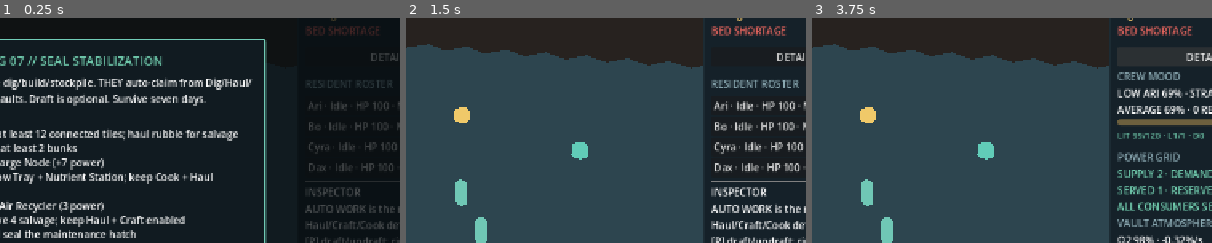
Above: before the commit, frames 1-3 (left to right).
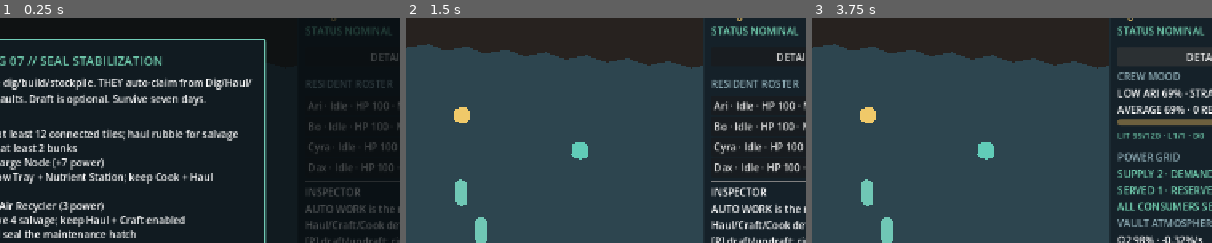
Above: after the commit, the same moments.

Repository: rccoleman19/VaultTycoon
Game: Godot game, scene res://scenes/main.tscn
The game is run twice, just before and just after one commit, with the same random seed, the same clock (stepped at 60 frames per second) and the same inputs.
Inputs:
- Up to frame 1 (0.25 s): no input
- Up to frame 2 (1.5 s): click "BEGIN SHIFT" at 0.5 s; click "1x" at 1.25 s
- Up to frame 3 (3.75 s): click "2x" at 2 s; click "3x" at 2.75 s; click "DETAILS ▸" at 3.5 s
The pictures show only the part of the screen within x 39-89%, y 15-65%; the shares and areas given below are measured in that part.

The runs differ from the first frame. In frame 1, 0.3% of the frame differs, in the area x 76-97%, y 3-8%; in frame 2, 0.8%, in the area x 76-98%, y 3-8%; in frame 3, 0.8%.

Commit message:
fix: show BED SHORTAGE only when someone actually needs a bunk

Diff:
--- a/scripts/player_orders.gd
+++ b/scripts/player_orders.gd
@@ -1221,7 +1221,18 @@
 	var dark_residents := game.get_dark_resident_count()
 	if dark_residents > 0:
 		alerts.append("DARKNESS · %d CREW UNLIT" % dark_residents)
-	if game.get_completed_building_count(VaultBuilding.Kind.BED) < game.get_alive_count():
+	var residents_needing_bunks := 0
+	var occupied_bunks: Dictionary = {}
+	for resident: VaultResident in game.residents:
+		if resident.sleeping and resident.bed_id >= 0:
+			occupied_bunks[resident.bed_id] = true
+		if resident.alive and not resident.drafted and (resident.needs.rest <= 28.0 or (resident.sleeping and resident.bed_id < 0)):
+			residents_needing_bunks += 1
+	var free_bunks := 0
+	for building: VaultBuilding in game.buildings:
+		if building.kind == VaultBuilding.Kind.BED and building.complete and not occupied_bunks.has(building.building_id):
+			free_bunks += 1
+	if residents_needing_bunks > free_bunks:
 		alerts.append("BED SHORTAGE")
 	var injured := 0
 	var free_medical := 0
--- a/tests/test_runner.gd
+++ b/tests/test_runner.gd
@@ -20,6 +20,7 @@
 
 func _run() -> void:
 	_run_case("main scene boots with a sealed four-resident wing", _test_scene_boot_and_initial_state)
+	_run_case("bed shortage compares undrafted bunk need with free completed bunks", _test_bed_shortage_alert)
 	_run_case("tool hotkeys and help match the documented controls", _test_tool_hotkeys_and_help)
 	_run_case("manual work priorities arbitrate jobs across the crew", _test_work_priority_claiming)
 	_run_case("work priorities persist and legacy permissions migrate", _test_work_priority_save_compatibility)
@@ -131,6 +132,87 @@
 	_assert_true(game.get_building_at(BreachSystem.HATCH_CELL) == null, "pressure hatch is not a removable fixture")
 	game.begin_shift()
 	_assert_false(game.place_blueprint(VaultBuilding.Kind.BED, BreachSystem.HATCH_CELL), "pressure hatch rejects fixture blueprints")
+	_dispose(game)
+
+
+func _test_bed_shortage_alert() -> void:
+	var game := _spawn_game()
+	game.begin_shift()
+	game.player_orders.refresh()
+	_assert_equal(game.residents.size(), 4, "fresh shift has four residents")
+	_assert_equal(game.active_tool, "select", "fresh shift keeps Select active")
+	_assert_equal(game.map_grid.dig_marks.size(), 0, "fresh shift has no dig marks")
+	_assert_equal(game.player_orders.objective_label.text, "Next: YOU mark rock [E] · THEY dig on Dig defaults", "fresh shift keeps the initial dig objective")
+	_assert_false("BED SHORTAGE" in game.player_orders.alert_label.text, "fresh shift needs no bunks yet")
+	for resident: VaultResident in game.residents:
+		resident.needs.rest = 60.0
+		resident.drafted = false
+		resident.sleeping = false
+		resident.bed_id = -1
+	game.residents[0].needs.rest = 28.0
+	game.player_orders.refresh()
+	_assert_true("BED SHORTAGE" in game.player_orders.alert_label.text, "rest 28 needs a bunk when none exist")
+	game.residents[0].needs.rest = 29.0
+	game.player_orders.refresh()
+	_assert_false("BED SHORTAGE" in game.player_orders.alert_label.text, "rest 29 does not need a bunk")
+	var bunk := _add_completed_building(game, VaultBuilding.Kind.BED, Vector2i(18, 12))
+	game.residents[0].needs.rest = 28.0
+	game.player_orders.refresh()
+	_assert_false("BED SHORTAGE" in game.player_orders.alert_label.text, "one free completed bunk meets one tired resident's need")
+	game.residents[1].needs.rest = 28.0
+	game.player_orders.refresh()
+	_assert_true("BED SHORTAGE" in game.player_orders.alert_label.text, "two tired residents outnumber one free bunk")
+	game.residents[1].needs.rest = 60.0
+	game.residents[1].sleeping = true
+	game.residents[1].bed_id = bunk.building_id
+	game.player_orders.refresh()
+	_assert_true("BED SHORTAGE" in game.player_orders.alert_label.text, "an occupied completed bunk is not free")
+	_add_completed_building(game, VaultBuilding.Kind.BED, Vector2i(19, 12))
+	for resident: VaultResident in game.residents:
+		resident.needs.rest = 60.0
+		resident.sleeping = false
+		resident.bed_id = -1
+	game.player_orders.refresh()
+	_assert_false("BED SHORTAGE" in game.player_orders.alert_label.text, "two completed bunks with a rested crew cause no shortage")
+	_dispose(game)
+
+	game = _spawn_game()
+	game.begin_shift()
+	for resident: VaultResident in game.residents:
+		resident.needs.rest = 60.0
+		resident.drafted = false
+		resident.sleeping = false
+		resident.bed_id = -1
+	game.residents[0].needs.rest = 28.0
+	game.place_blueprint(VaultBuilding.Kind.BED, Vector2i(18, 12))
+	game.player_orders.refresh()
+	_assert_true("BED SHORTAGE" in game.player_orders.alert_label.text, "an unfinished bunk cannot satisfy one tired resident")
+	_dispose(game)
+
+	game = _spawn_game()
+	game.begin_shift()
+	for resident: VaultResident in game.residents:
+		resident.needs.rest = 60.0
+		resident.drafted = false
+		resident.sleeping = false
+		resident.bed_id = -1
+	game.residents[0].drafted = true
+	game.residents[0].needs.rest = 28.0
+	game.player_orders.refresh()
+	_assert_false("BED SHORTAGE" in game.player_orders.alert_label.text, "a drafted tired resident does not need a bunk")
+	game.residents[0].drafted = false
+	game.residents[0].alive = false
+	game.player_orders.refresh()
+	_assert_false("BED SHORTAGE" in game.player_orders.alert_label.text, "a dead tired resident does not need a bunk")
+	game.residents[0].alive = true
+	game.residents[0].needs.rest = 60.0
+	game.residents[0].sleeping = true
+	game.residents[0].bed_id = -1
+	game.player_orders.refresh()
+	_assert_true("BED SHORTAGE" in game.player_orders.alert_label.text, "an undrafted floor sleeper needs a bunk even above rest 28")
+	_add_completed_building(game, VaultBuilding.Kind.BED, Vector2i(18, 12))
+	game.player_orders.refresh()
+	_assert_false("BED SHORTAGE" in game.player_orders.alert_label.text, "one free completed bunk clears the floor sleeper's shortage immediately")
 	_dispose(game)
 
 
